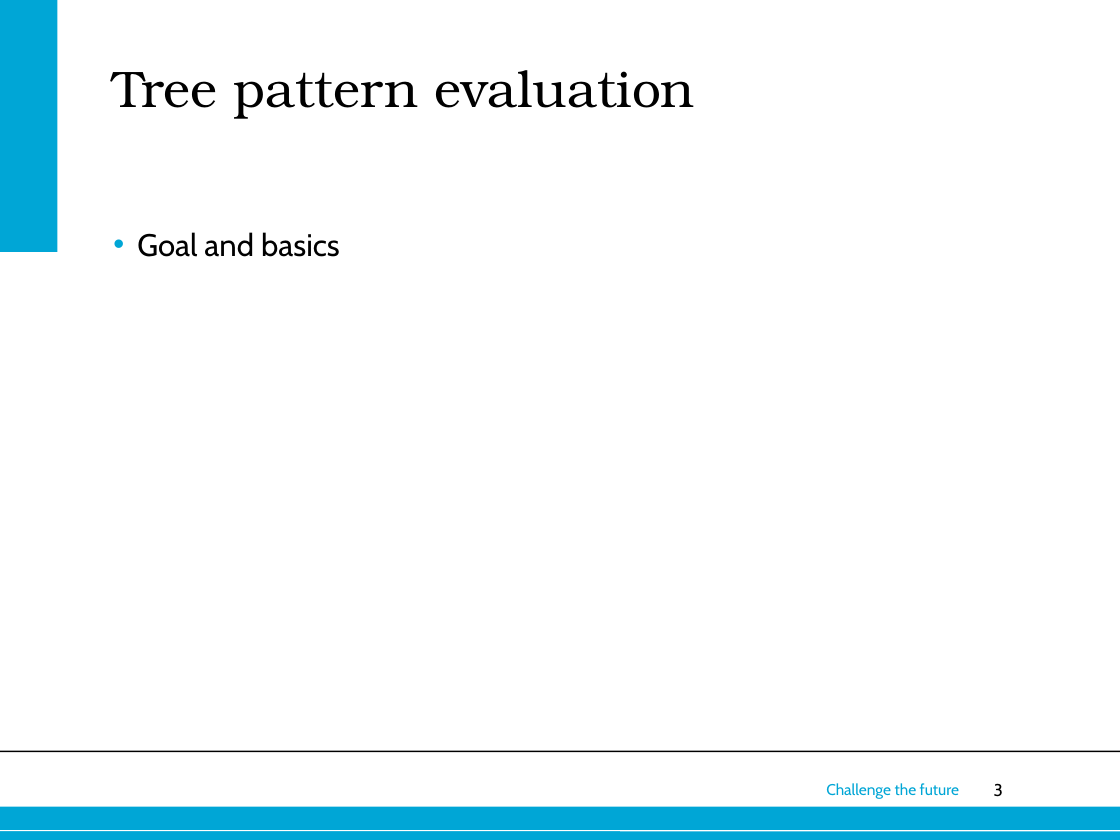
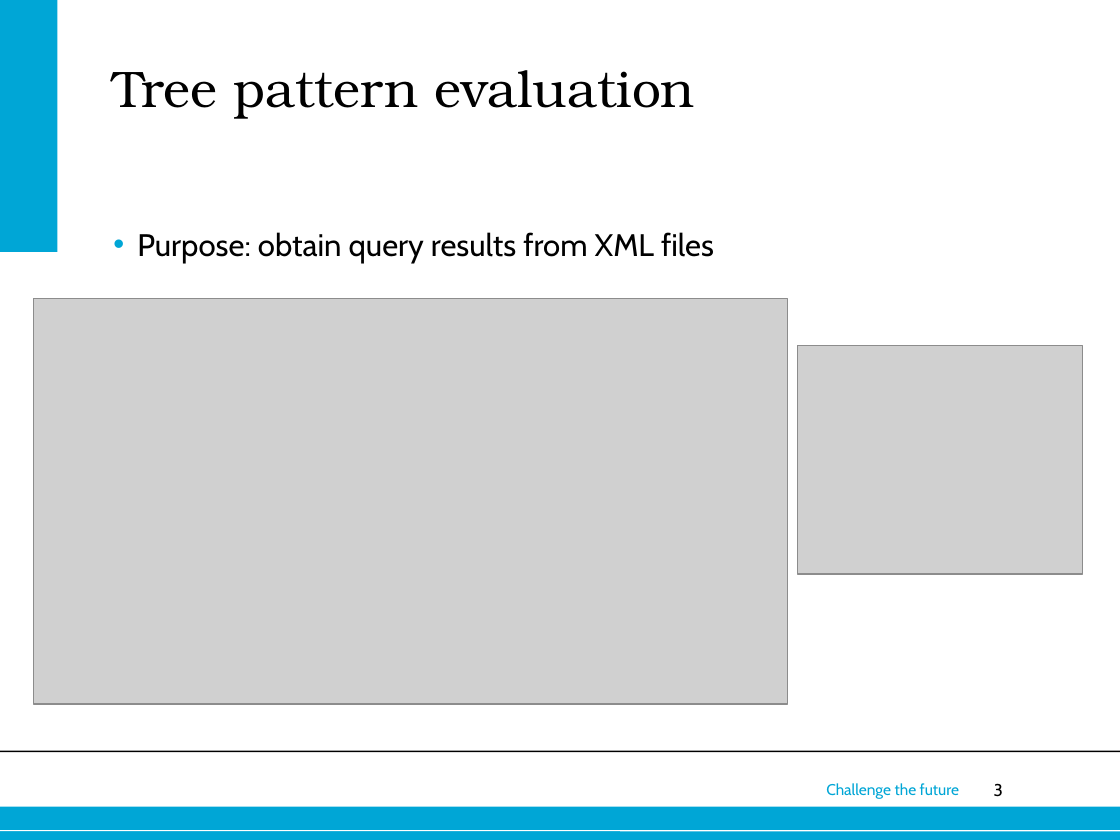
Before and after one commit to ioanajivet/wdm, a slide deck: slide 3 of presentation/presentation web.pptx. Drawn at 1120x840 pixels with LibreOffice and Linux fonts; fonts in the diff are those of the drawing; grey boxes stand for pictures; background and template pictures are left out. Boxes give left, top, right and bottom in pixels: in the first picture for what was removed or moved away, otherwise in the second. Text is boxed around its words. In the diff, an @@ line names an element or a change of style, - is before the commit and + after.

```diff
--- a/presentation/presentation web.pptx
+++ b/presentation/presentation web.pptx
@@ text at box(137, 232, 714, 264): text changed @@
-• Goal and basics
+• Purpose: obtain query results from XML files
@@ picture added at box(34, 299, 787, 704) @@
@@ picture added at box(797, 345, 1082, 573) @@
```
Also in this commit, not shown: 4 other slides changed, 4 slides added, 5 slides removed.
